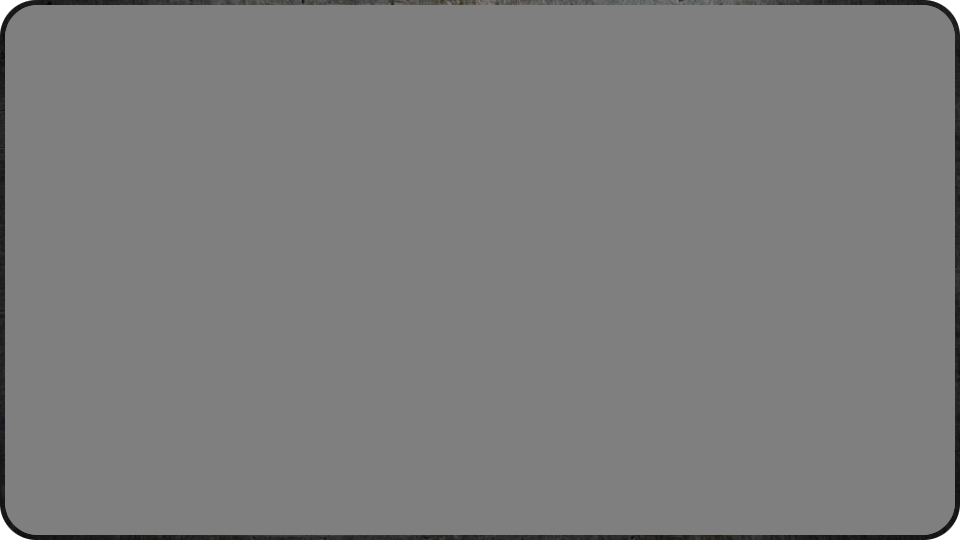
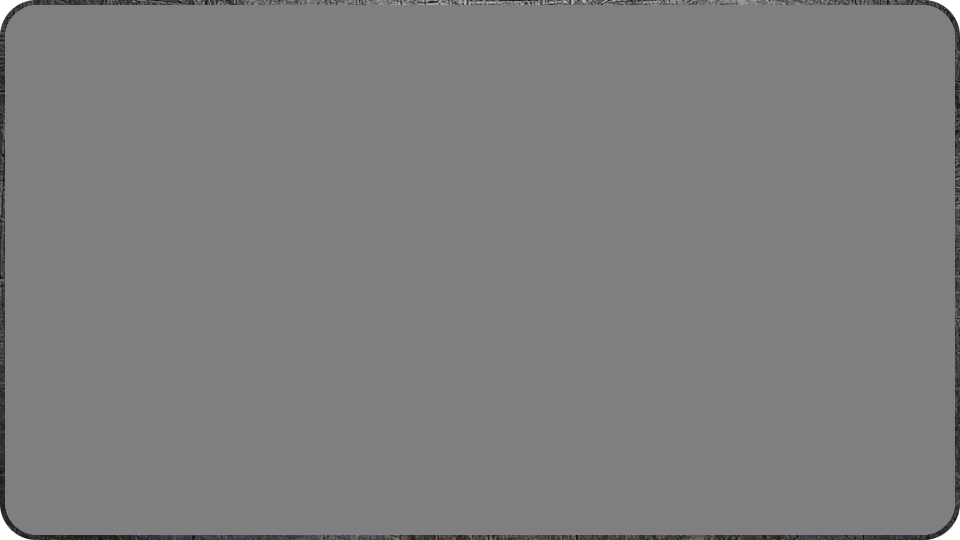
Before/after of a 960 x 540 layered artwork. What changed in the layer stack:
added layer "Box2 Background" (50%) above "Box2" over 5, 5, 955, 535
added layer "Box2" above "Box1 Background" over 0, 0, 960, 540
renamed "Box Background" to "Box1 Background", hid it over 5, 5, 955, 535
renamed "metal-carapiny-staryy.jpg" to "Box1", hid it over 0, 0, 960, 540
